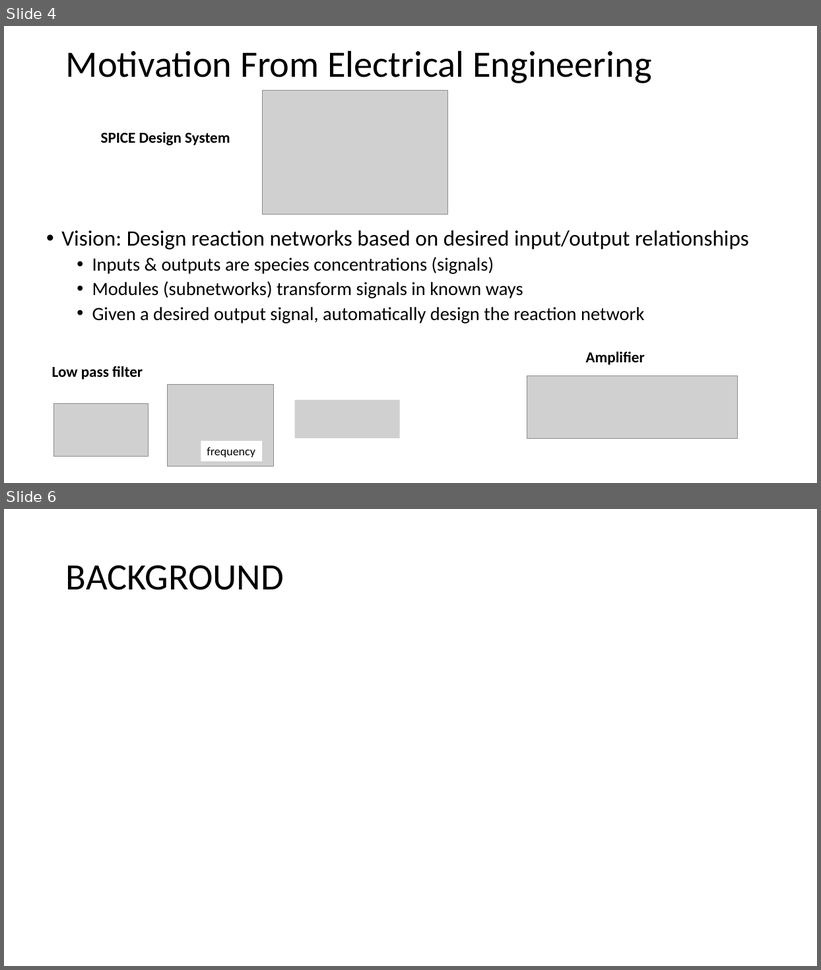
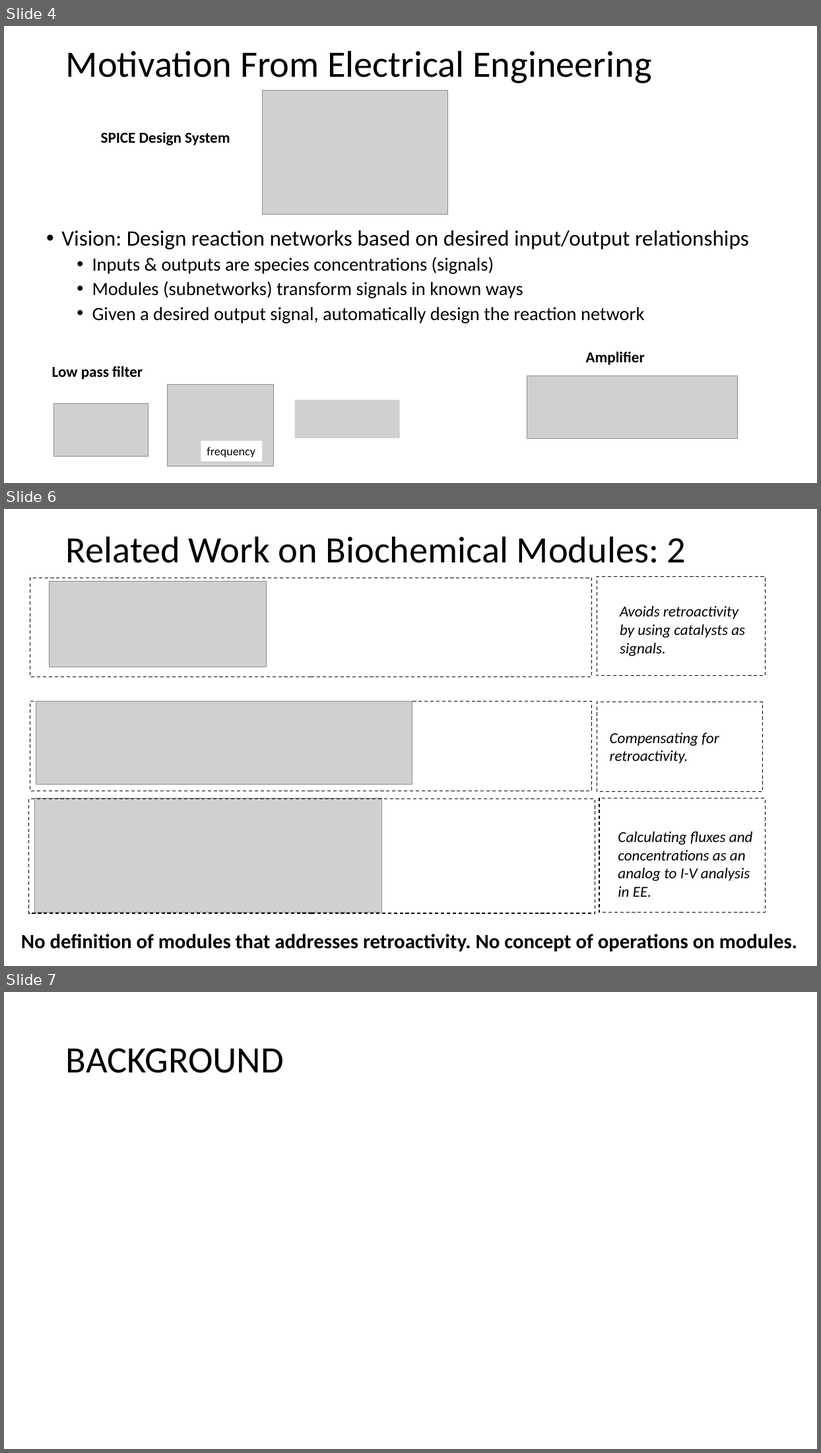
Before and after one commit to joseph-hellerstein/linear_reaction_networks, a slide deck: docs/modular_chemical_networks.pptx. Shown one above the other, each under a label of ours: slides 4 and 6 before the commit, slides 4, 6 and 7 after it; the slides between them are not shown. The pictures are 821x970 and 821x1453 pixels, drawn with LibreOffice and Linux fonts; fonts in the diff are those of the drawing; grey boxes stand for pictures. Boxes give left, top, right and bottom in pixels: in the first picture for what was removed or moved away, otherwise in the second. Text is boxed around its words. In the diff, an @@ line names an element or a change of style, - is before the commit and + after.

```diff
--- a/docs/modular_chemical_networks.pptx
+++ b/docs/modular_chemical_networks.pptx
@@ slide 6 added at box(4, 509, 817, 966), background #FFFFFF @@
@@ title added at box(66, 536, 686, 563), 44 pt, text #000000 @@
+Related Work on Biochemical Modules: 2
@@ group added at box(30, 577, 765, 677): 2 rectangles, 1 picture, 1 text @@
+Avoids retroactivity by using catalysts as signals.
@@ group added at box(30, 702, 763, 792): 2 rectangles, 1 text, 1 picture @@
+Compensating for retroactivity.
@@ group added at box(28, 799, 765, 914): 2 rectangles, 1 picture, 1 text @@
+Calculating fluxes and concentrations as an analog to I-V analysis in EE.
@@ text added at box(21, 934, 797, 952), 24 pt, text #000000, bold @@
+No definition of modules that addresses retroactivity. No concept of operations on modules.
@@ what was slide 6 is now slide 7 @@
```
Also in this commit, not shown: 1 slide changed.
